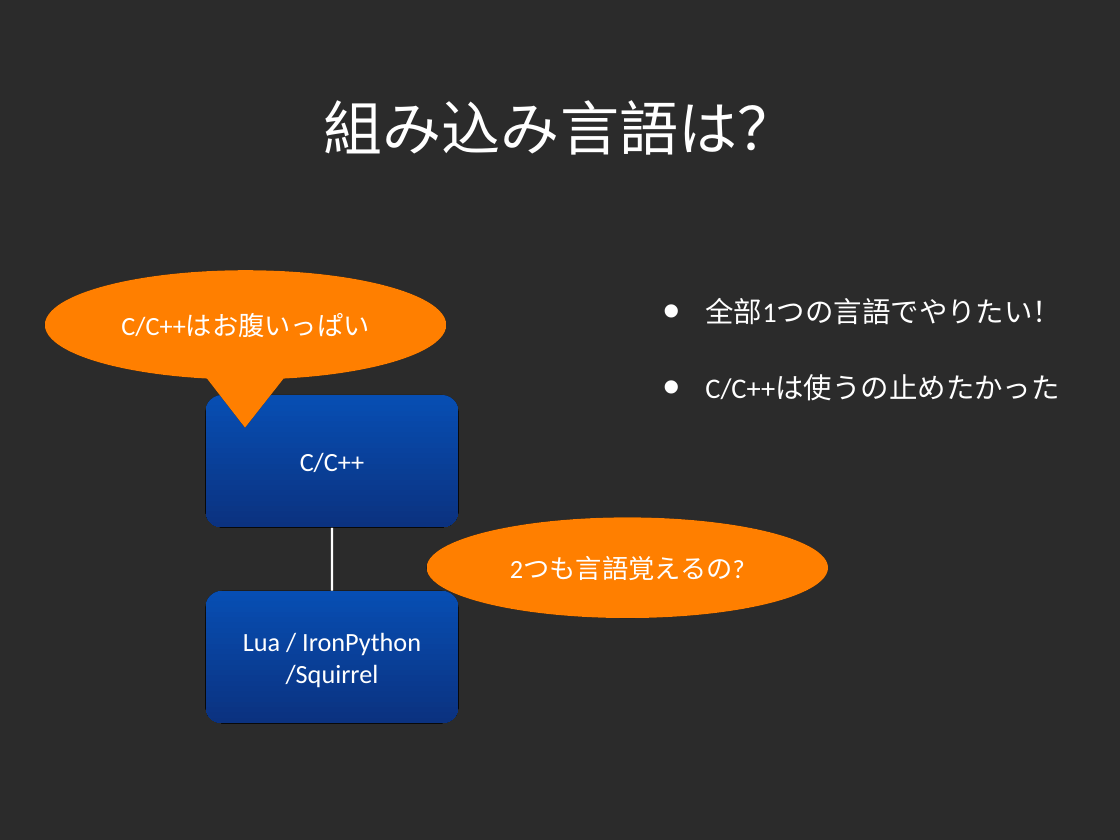
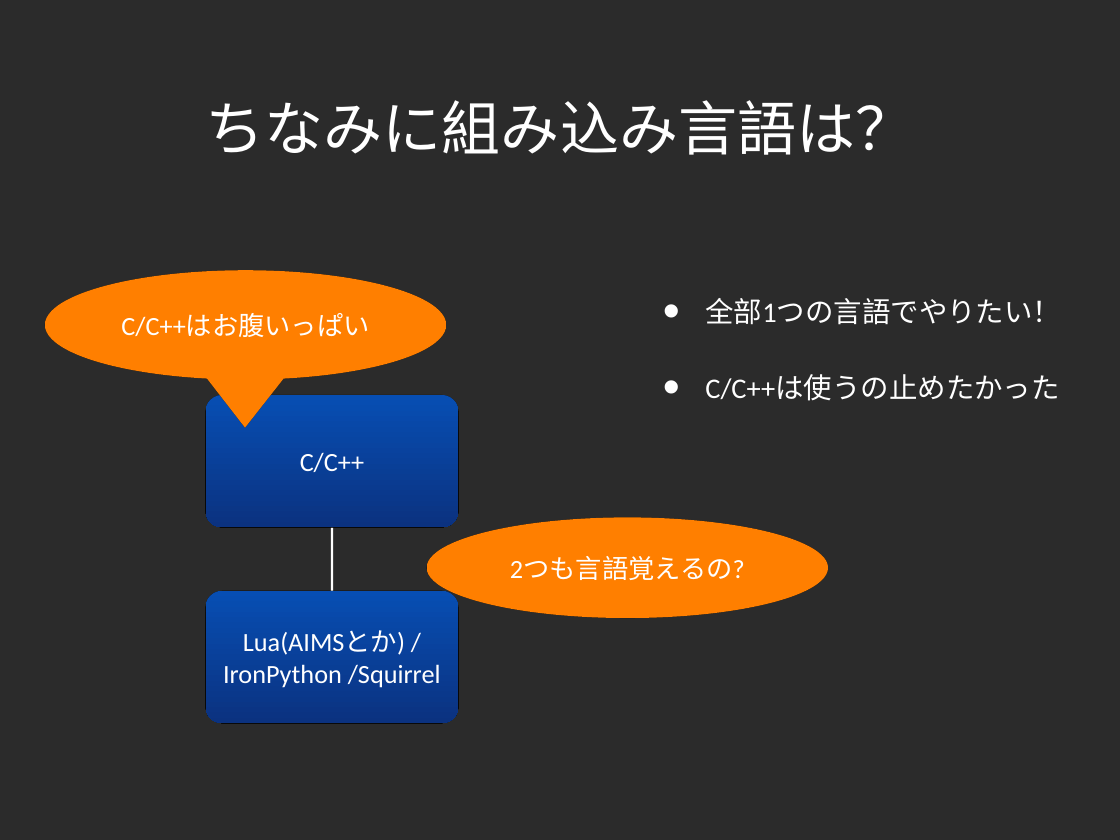
Before and after one commit to lambdasakura/doc, a slide deck: slide 7 of zengeren/fast_game_development_2010:02:12.ppt (slide 9 before the commit). Drawn at 1120x840 pixels with LibreOffice and Linux fonts; fonts in the diff are those of the drawing; background and template pictures are left out; a plain dark background stands for a picture behind light text. Boxes give left, top, right and bottom in pixels: in the first picture for what was removed or moved away, otherwise in the second. Text is boxed around its words. In the diff, an @@ line names an element or a change of style, - is before the commit and + after.

```diff
--- a/zengeren/fast_game_development_2010:02:12.ppt
+++ b/zengeren/fast_game_development_2010:02:12.ppt
@@ title at (206,100,915,155): text changed @@
-組み込み言語は？
+ちなみに組み込み言語は？
@@ text in rounded rectangle at (223,630,441,688): text changed @@
-Lua / IronPython /Squirrel
+Lua(AIMSとか) / IronPython /Squirrel
```
Also in this commit, not shown: 12 other slides changed, 7 slides added, 1 slide removed, 1 other file.
